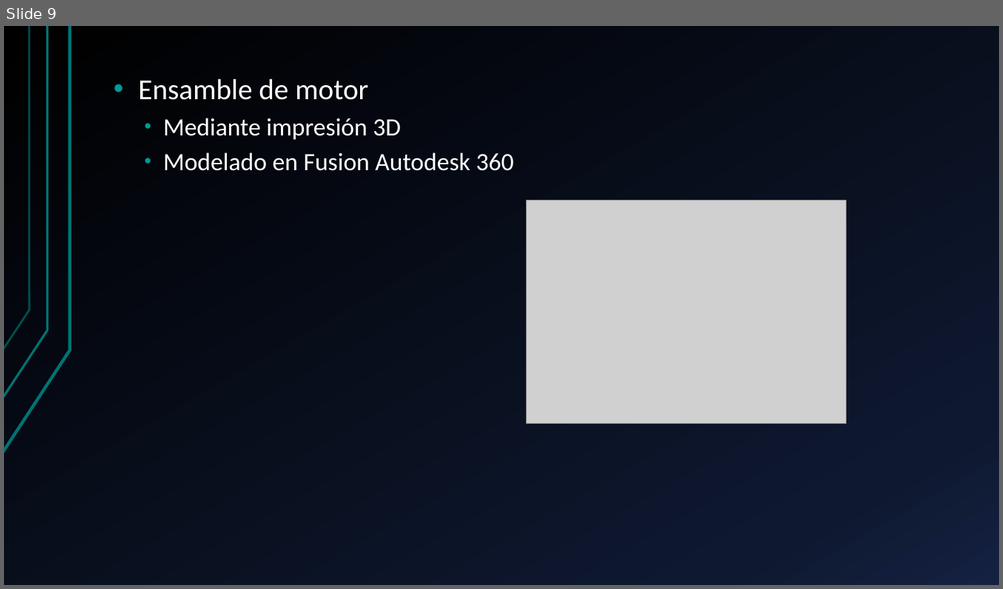
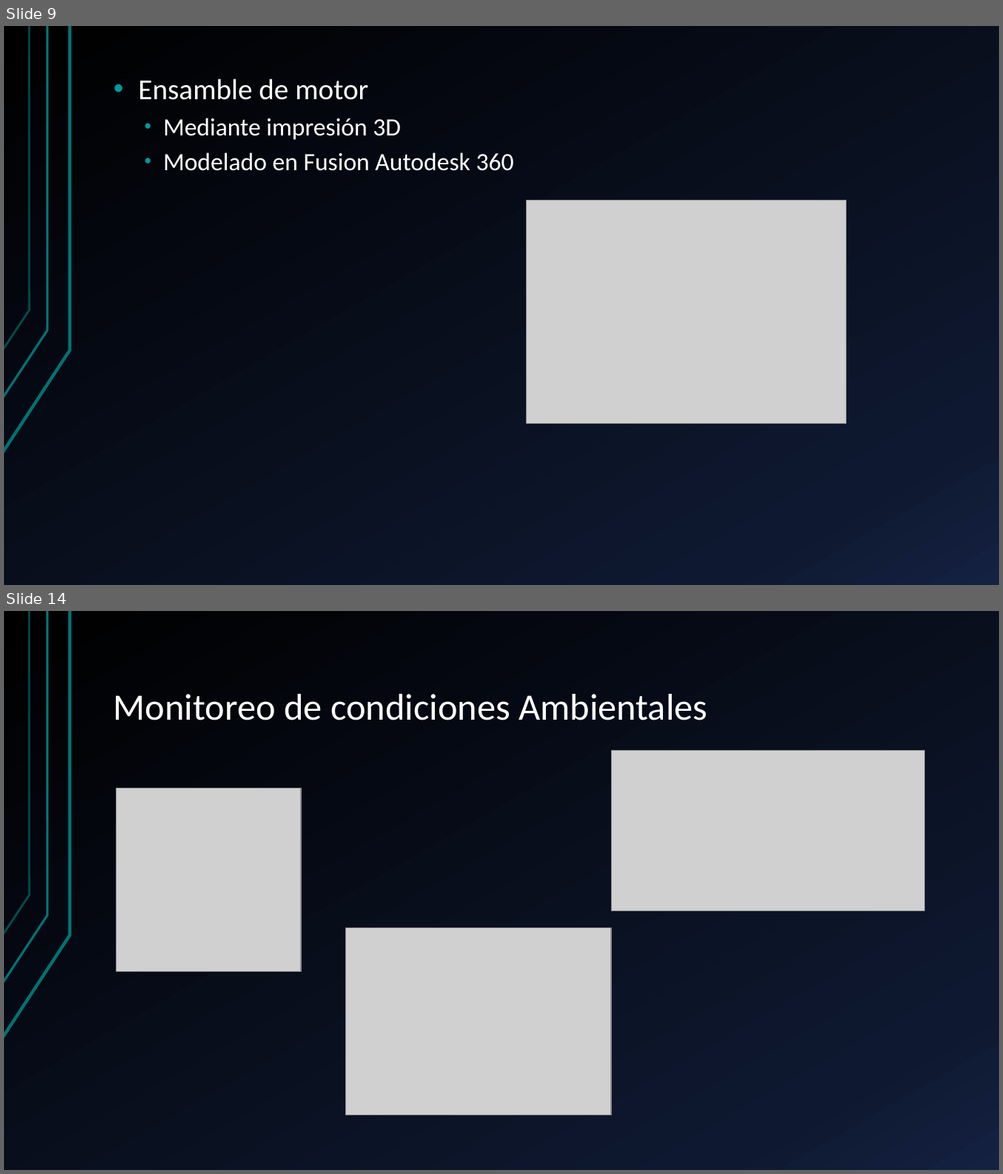
Before and after one commit to harrylisby/FLER, a slide deck: ppt_FLER.pptx. Shown one above the other, each under a label of ours: slide 9 before the commit, slides 9 and 14 after it; the slides between them are not shown. The pictures are 1003x589 and 1003x1174 pixels, drawn with LibreOffice and Linux fonts; fonts in the diff are those of the drawing; grey boxes stand for pictures. Boxes give left, top, right and bottom in pixels: in the first picture for what was removed or moved away, otherwise in the second. Text is boxed around its words. In the diff, an @@ line names an element or a change of style, - is before the commit and + after.

```diff
--- a/ppt_FLER.pptx
+++ b/ppt_FLER.pptx
@@ slide 14 added at (4, 611, 999, 1170), background gradient #000000 to #0F1931 to #142242; not listed: 3 template elements that a slide beside it also shows @@
@@ title added at (114, 694, 707, 721), 36 pt, text #FFFFFF @@
+Monitoreo de condiciones Ambientales
@@ picture added at (611, 751, 924, 911) @@
@@ picture added at (116, 788, 301, 971) @@
@@ picture added at (346, 928, 611, 1116) @@
```
Also in this commit, not shown: 3 slides changed, 4 other slides added.
